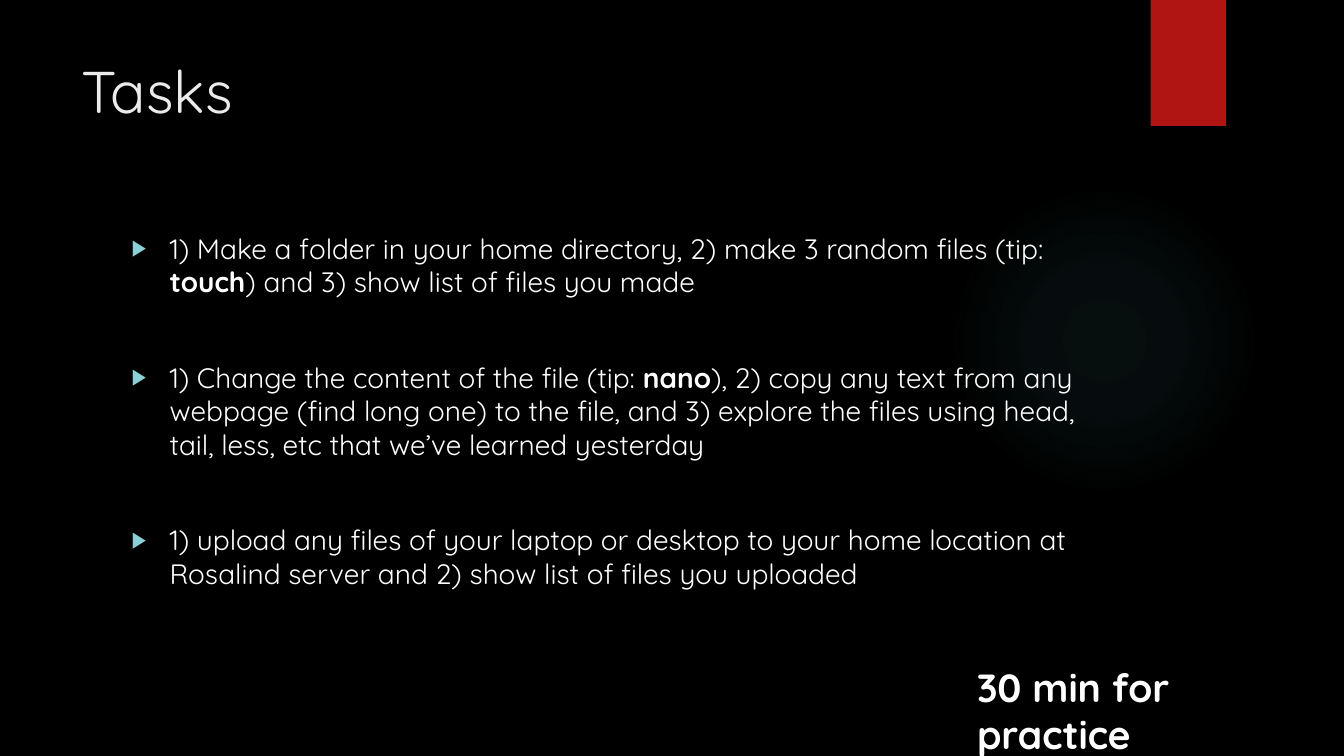
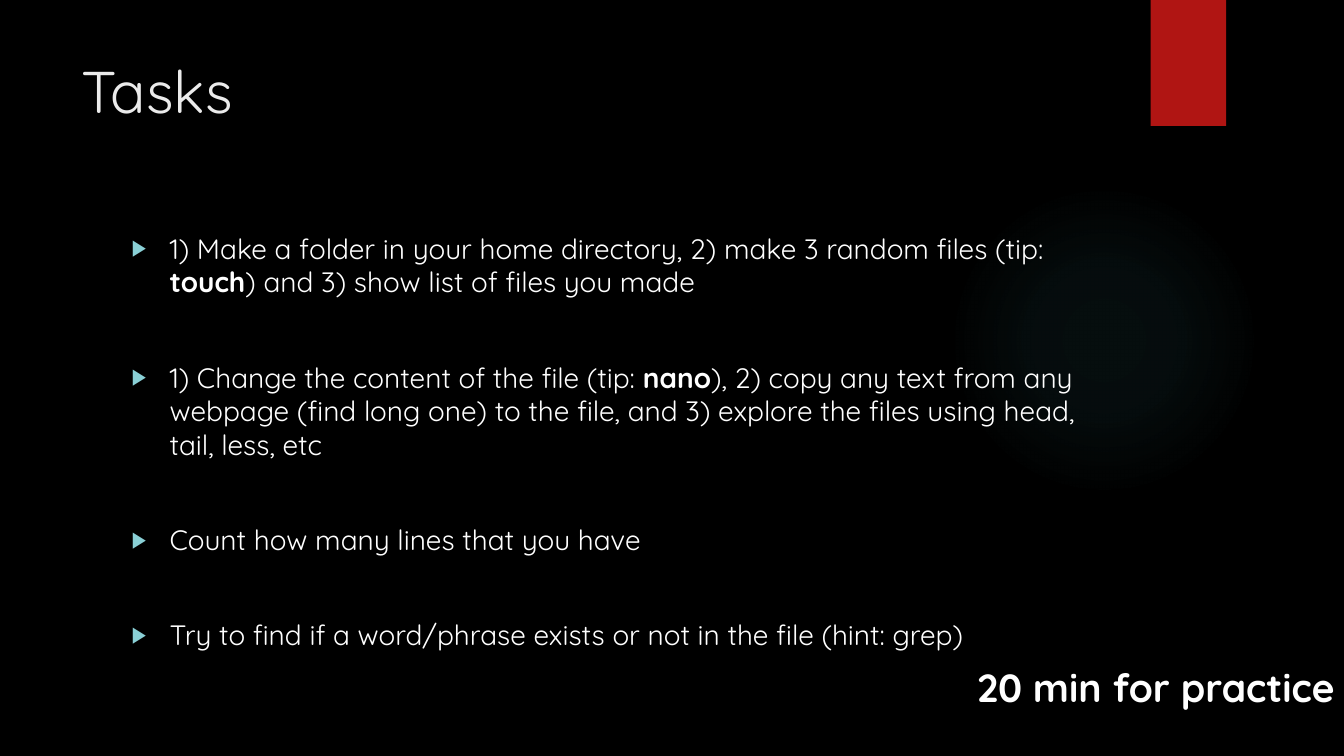
Before and after one commit to sysmedicine/KCLModule2_2021, a slide deck: slide 5 of Slides/IntroToLinux_Day2.pptx (slide 11 before the commit). Drawn at 1344x756 pixels with LibreOffice and Linux fonts; fonts in the diff are those of the drawing; background and template pictures are left out. Boxes give left, top, right and bottom in pixels: in the first picture for what was removed or moved away, otherwise in the second. Text is boxed around its words. In the diff, an @@ line names an element or a change of style, - is before the commit and + after.

```diff
--- a/Slides/IntroToLinux_Day2.pptx
+++ b/Slides/IntroToLinux_Day2.pptx
@@ text at bbox=[170, 367, 1075, 651]: text changed @@
-▶ 1) Change the content of the file (tip: nano), 2) copy any text from any webpage (find long one) to the file, and 3) explore the files using head, tail, less, etc that we’ve learned yesterday
-▶ 1) upload any files of your laptop or desktop to your home location at Rosalind server and 2) show list of files you uploaded
+▶ 1) Change the content of the file (tip: nano), 2) copy any text from any webpage (find long one) to the file, and 3) explore the files using head, tail, less, etc
+▶ Count how many lines that you have
+▶ Try to find if a word/phrase exists or not in the file (hint: grep)
@@ text at bbox=[977, 673, 1335, 710]: text changed @@
-30 min for practice
+20 min for practice
```
Also in this commit, not shown: 3 other slides changed, 11 slides added, 19 slides removed, 1 other file.
